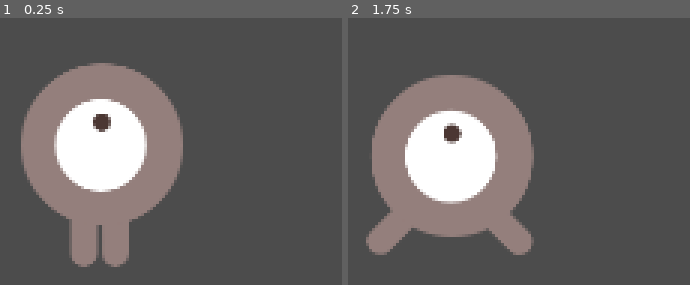
Above: before the commit, frames 1-2 (left to right).
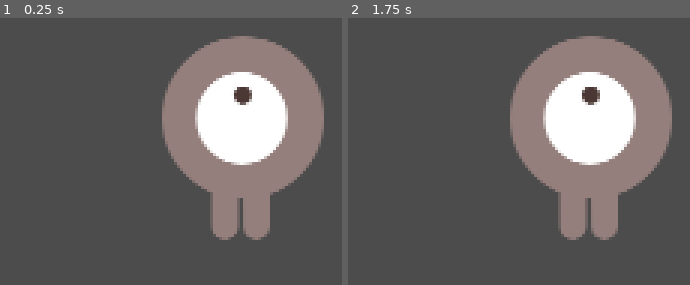
Above: after the commit, the same moments.

Repository: twinmystery/GameDodger
Game: Godot game, scene res://Player.tscn
The game is run twice, just before and just after one commit, with the same random seed, the same clock (stepped at 60 frames per second) and the same inputs. The project has no main scene, so this scene is started directly.
Inputs:
- Up to frame 1 (0.25 s): no input
- Up to frame 2 (1.75 s): tap Enter at 0.5 s; hold Right (ui_right) 0.53-1.28 s; hold Down (ui_down) from 1.28 s (still down)

The runs differ from the first frame. In frame 1, 48% of the frame differs, in the area x 6-95%, y 6-94%; in frame 2, 48%, in the area x 5-95%, y 6-89%.

Commit message:
Update Plater.tscn

Diff:
--- a/Player.tscn
+++ b/Player.tscn
@@ -1,40 +1,37 @@
-[gd_scene load_steps=8 format=2]
+[gd_scene load_steps=7 format=2]
 
-[ext_resource path="res://art/playerGrey_up1.png" type="Texture" id=1]
-[ext_resource path="res://art/playerGrey_up2.png" type="Texture" id=2]
-[ext_resource path="res://art/playerGrey_walk1.png" type="Texture" id=3]
+[ext_resource path="res://art/playerGrey_up2.png" type="Texture" id=1]
+[ext_resource path="res://art/playerGrey_walk1.png" type="Texture" id=2]
+[ext_resource path="res://art/playerGrey_up1.png" type="Texture" id=3]
 [ext_resource path="res://art/playerGrey_walk2.png" type="Texture" id=4]
-[ext_resource path="res://Player.gd" type="Script" id=5]
 
 [sub_resource type="SpriteFrames" id=1]
 animations = [ {
-"frames": [ ExtResource( 3 ), ExtResource( 4 ) ],
+"frames": [ ExtResource( 2 ), ExtResource( 4 ) ],
 "loop": true,
 "name": "right",
 "speed": 5.0
 }, {
-"frames": [ ExtResource( 1 ), ExtResource( 2 ) ],
+"frames": [ ExtResource( 3 ), ExtResource( 1 ) ],
 "loop": true,
 "name": "up",
 "speed": 5.0
 } ]
 
 [sub_resource type="CapsuleShape2D" id=2]
-radius = 54.0
-height = 28.0
+radius = 27.0
+height = 14.0
 
 [node name="Player" type="Area2D"]
-position = Vector2( 111, 121 )
-script = ExtResource( 5 )
+position = Vector2( 158, 112 )
 __meta__ = {
 "_edit_group_": true
 }
-speed = 400
 
 [node name="AnimatedSprite" type="AnimatedSprite" parent="."]
 scale = Vector2( 0.5, 0.5 )
 frames = SubResource( 1 )
 animation = "up"
 
-[node name="CollisionShape2D" type="CollisionShape2D" parent="AnimatedSprite"]
+[node name="CollisionShape2D" type="CollisionShape2D" parent="."]
 shape = SubResource( 2 )
